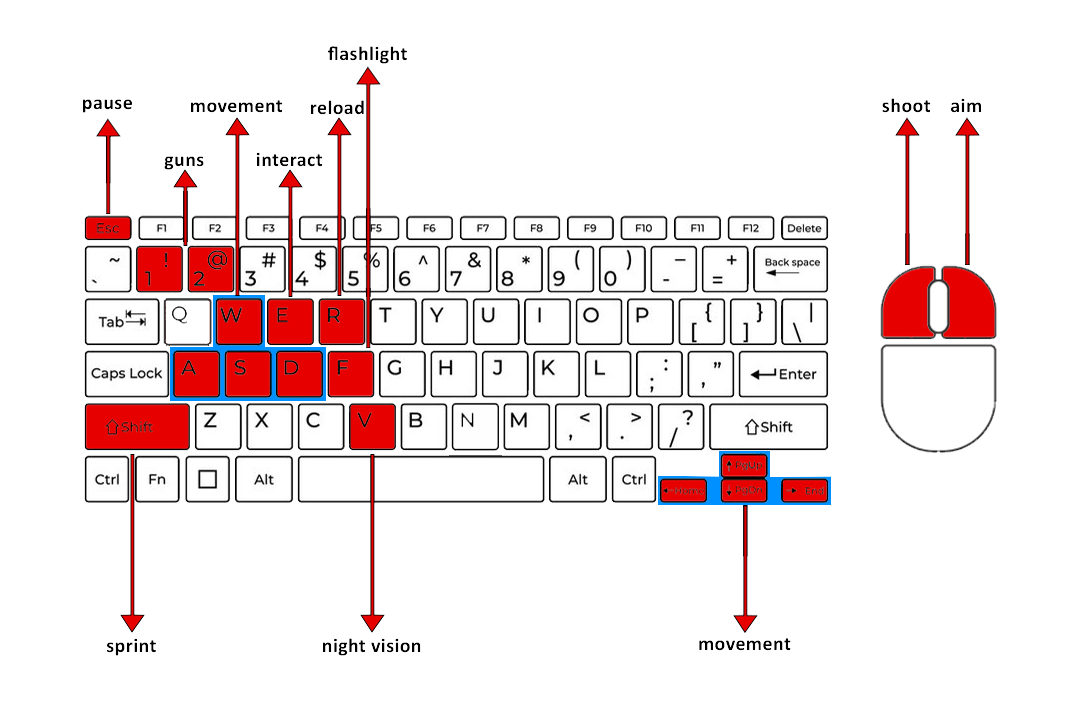
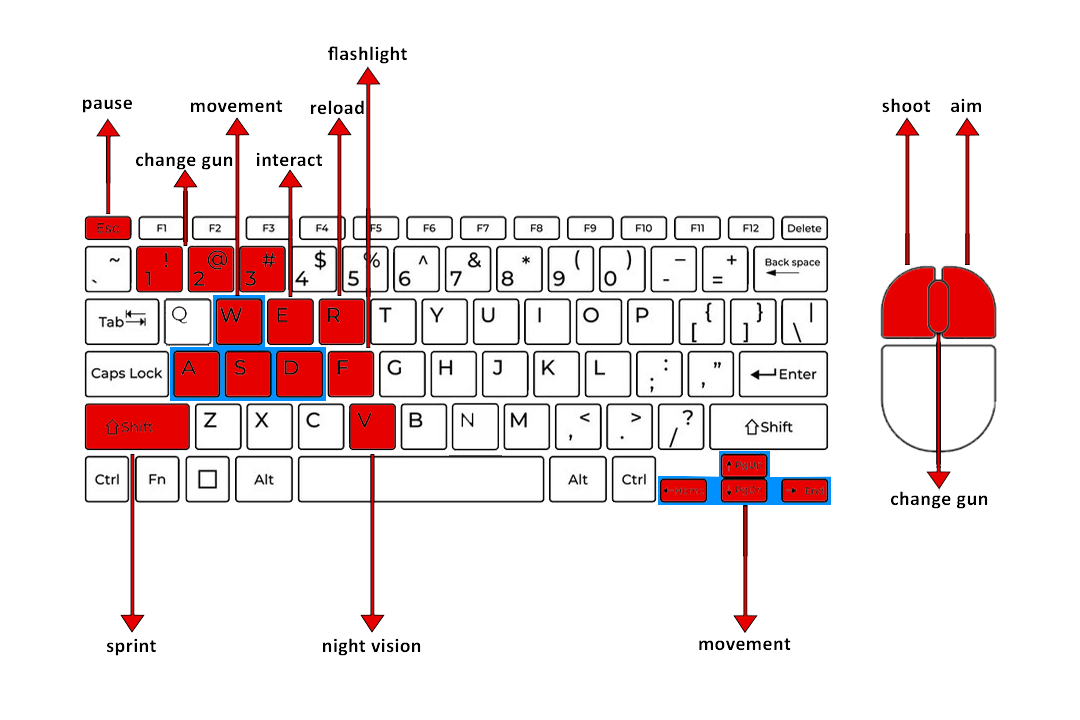
Layer changes from the first w=1080, h=720 image to the second:
moved "buttons" above "mouse copiar" over [136, 152, 988, 509]
added layer "change gun copiar" in group "buttons" over [891, 491, 988, 509]
added layer "Camada 2" in group "buttons" over [926, 333, 951, 491]
renamed "guns" to "change gun", painted on it over [136, 152, 233, 170]
painted on "mouse copiar" over [929, 281, 948, 332]
painted on "Camada 1 copiar" over [240, 247, 285, 291]